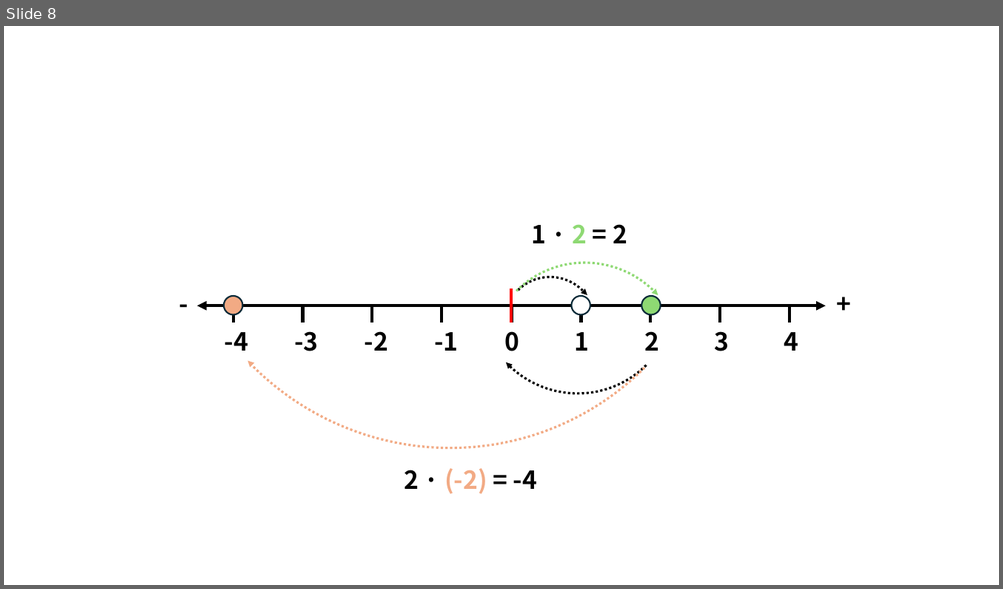
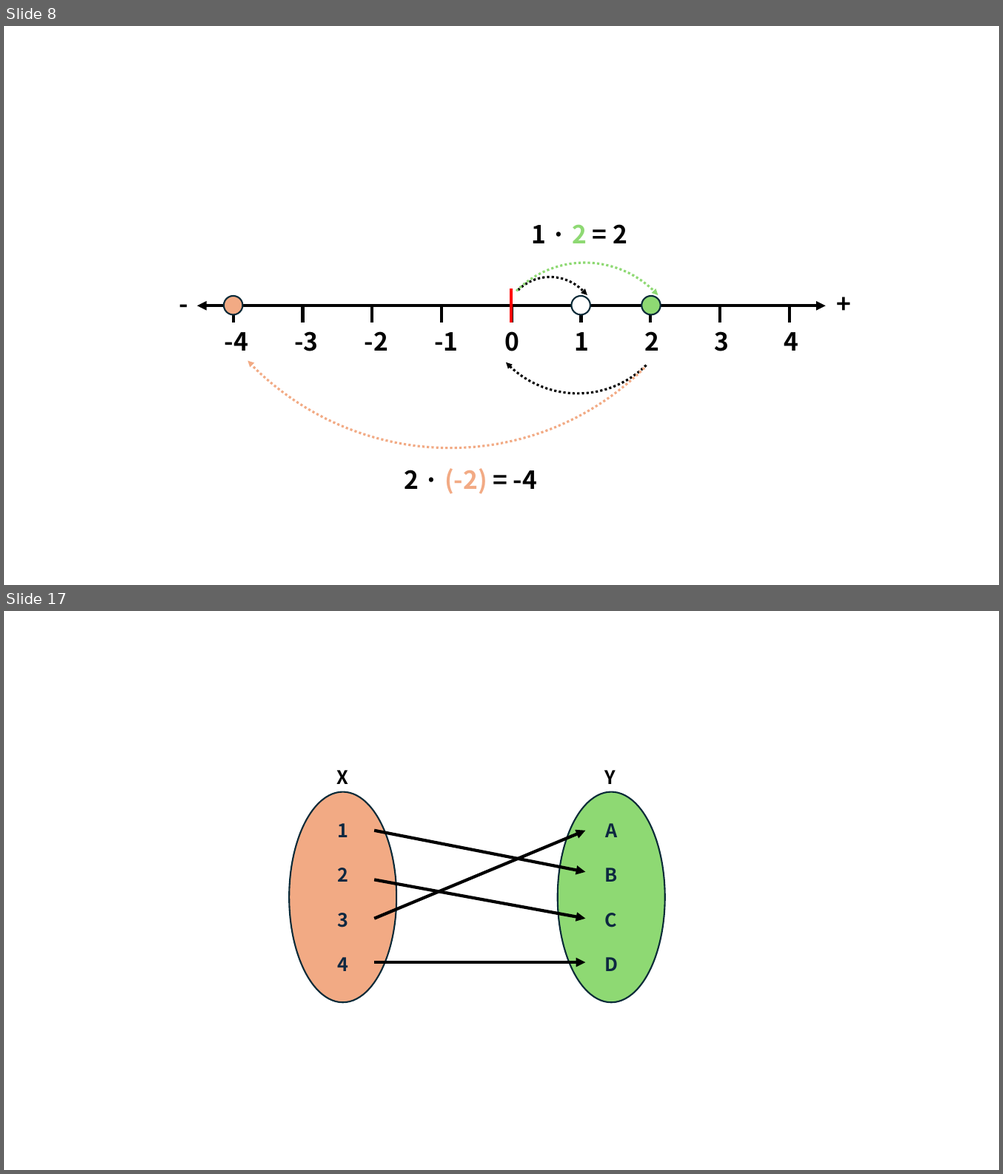
Before and after one commit to corn1200/GameMath-example, a slide deck: img/그림.pptx. Shown one above the other, each under a label of ours: slide 8 before the commit, slides 8 and 17 after it; the slides between them are not shown. The pictures are 1003x589 and 1003x1174 pixels, drawn with LibreOffice and Linux fonts; fonts in the diff are those of the drawing. Boxes give left, top, right and bottom in pixels: in the first picture for what was removed or moved away, otherwise in the second. Text is boxed around its words. In the diff, an @@ line names an element or a change of style, - is before the commit and + after.

```diff
--- a/img/그림.pptx
+++ b/img/그림.pptx
@@ slide 17 added at (x1=4, y1=611, x2=999, y2=1170), background #FFFFFF @@
@@ text added at (x1=336, y1=770, x2=348, y2=784), 18 pt, text #000000, bold @@
+X
@@ text added at (x1=605, y1=770, x2=616, y2=784), 18 pt, text #000000, bold @@
+Y
@@ ellipse added at (x1=289, y1=792, x2=396, y2=1002), fill #F2AA84, outline #092A39 1.5 pt, 18 pt, text #0E2841, bold @@
+1
+2
+3
+4
@@ ellipse added at (x1=558, y1=792, x2=665, y2=1002), fill #8ED973, outline #092A39 1.5 pt, 18 pt, text #0E2841, bold @@
+A
+B
+C
+D
@@ arrow added from (374, 830) to (585, 872), #000000 3 pt @@
@@ arrow added from (374, 918) to (585, 830), #000000 3 pt @@
@@ arrow added from (374, 880) to (585, 918), #000000 3 pt @@
@@ arrow added from (374, 963) to (585, 963), #000000 3 pt @@
```
Also in this commit, not shown: 8 other slides added, 10 other files.
